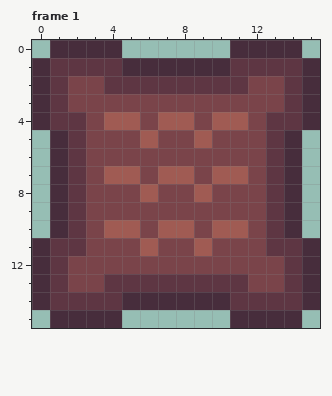
Two versions of one pixel-art file, Assets/2. Graphics/Farm_Plot.aseprite. Above, as it was before the edit.
16x16 pixels, 1 frame. Shown: frame 1. The commit also changed other frames, which this record leaves out.
The same view after the edit:
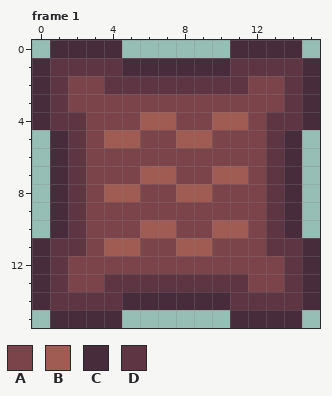
Palette (. is transparent): A #7a444a  B #a05b53  C #472d3c  D #5e3643
The edit:
{"where": "frame 1"}
{"frame":1,"y":4,"x":4,"old":"BBA","new":"AAB"}
{"frame":1,"y":4,"x":8,"old":"B","new":"A"}
{"frame":1,"y":5,"x":4,"old":"AAB","new":"BBA"}
{"frame":1,"y":5,"x":8,"old":"A","new":"B"}
{"frame":1,"y":7,"x":4,"old":"BBA","new":"AAB"}
{"frame":1,"y":7,"x":8,"old":"B","new":"A"}
{"frame":1,"y":8,"x":4,"old":"AAB","new":"BBA"}
{"frame":1,"y":8,"x":8,"old":"A","new":"B"}
{"frame":1,"y":10,"x":4,"old":"BBA","new":"AAB"}
{"frame":1,"y":10,"x":8,"old":"B","new":"A"}
{"frame":1,"y":11,"x":4,"old":"AAB","new":"BBA"}
{"frame":1,"y":11,"x":8,"old":"A","new":"B"}
